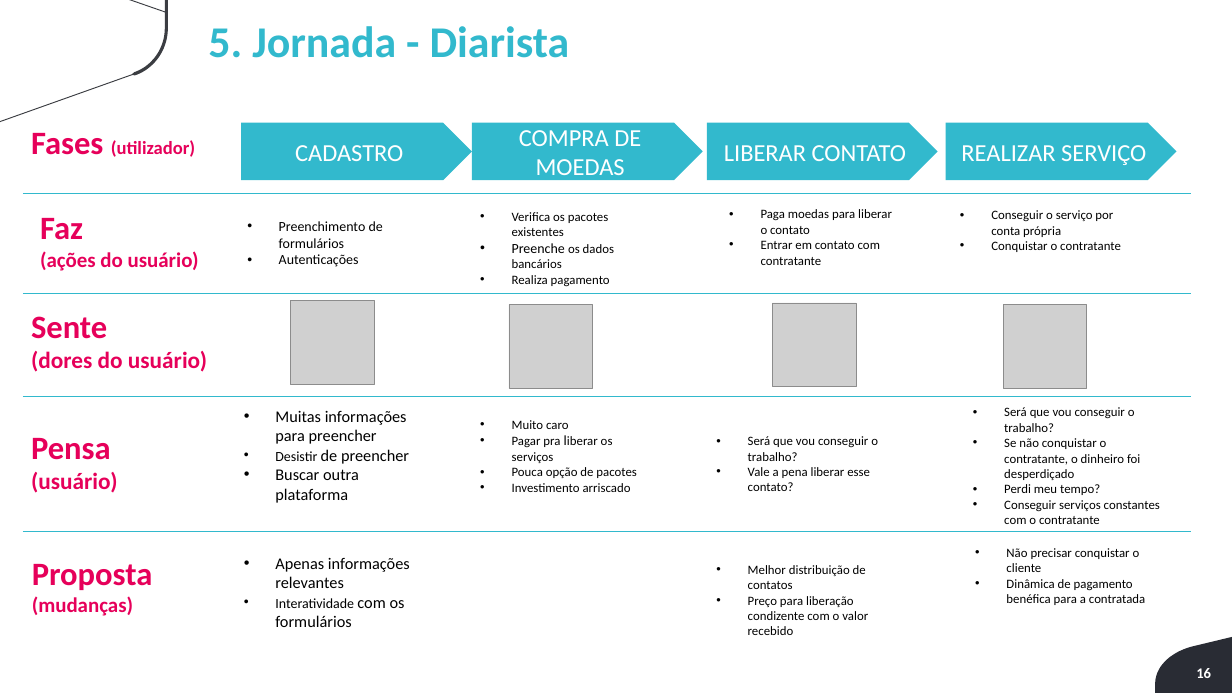
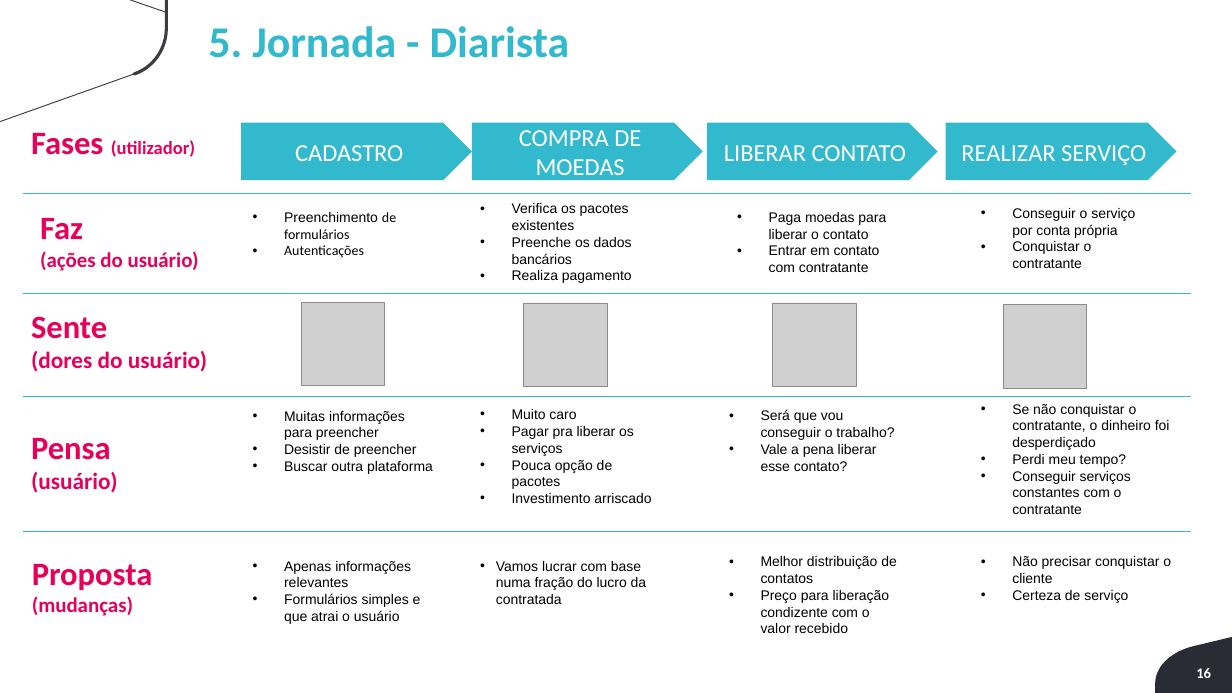
Before and after one commit to robertogsl/Grupo1-3ADSA, a slide deck: slide 16 of Documentação/Entregavel-do-projeto-jornada1.pptx.pptx. Drawn at 1232x693 pixels with LibreOffice and Linux fonts; fonts in the diff are those of the drawing; grey boxes stand for pictures; background and template pictures are left out. Boxes give left, top, right and bottom in pixels: in the first picture for what was removed or moved away, otherwise in the second. Text is boxed around its words. In the diff, an @@ line names an element or a change of style, - is before the commit and + after.

```diff
--- a/Documentação/Entregavel-do-projeto-jornada1.pptx.pptx
+++ b/Documentação/Entregavel-do-projeto-jornada1.pptx.pptx
@@ text "Preenchimento de formulários": place and size @@
-text "Preenchimento de formulários" at <box>279,221,383,267</box>
+text "Preenchimento de formulários" at <box>284,212,396,258</box>
@@ text "Verifica os pacotes existentes": place and size @@
-text "Verifica os pacotes existentes" at <box>512,212,614,287</box>
+text "Verifica os pacotes existentes" at <box>512,203,632,283</box>
@@ text "Verifica os pacotes existentes" at <box>512,203,632,283</box>: size 11 to 12 pt in "Verifica os pacotes existentes", "os dados bancários", "Realiza pagamento"; font Calibri to Arial @@
@@ text "Paga moedas para liberar o ...": place and size @@
-text "Paga moedas para liberar o ..." at <box>761,209,892,265</box>
+text "Paga moedas para liberar o ..." at <box>769,212,886,272</box>
@@ text "Conseguir o serviço por conta ...": place and size @@
-text "Conseguir o serviço por conta ..." at <box>991,210,1121,252</box>
+text "Conseguir o serviço por conta ..." at <box>1012,208,1135,268</box>
@@ text at <box>284,212,396,239</box>: font Calibri to Arial in "Preenchimento" @@
@@ picture: place and size @@
-picture at <box>291,301,375,385</box>
+picture at <box>301,302,385,386</box>
@@ picture: place and size @@
-picture at <box>509,304,593,388</box>
+picture at <box>524,303,608,387</box>
@@ text "Muitas informações para preencher": place and size @@
-text "Muitas informações para preencher" at <box>275,411,409,503</box>
+text "Muitas informações para preencher" at <box>284,411,433,474</box>
@@ text "Muitas informações para preencher" at <box>284,411,433,474</box>: size 14 to 12 pt in "Muitas informações para preencher", "de preencher", "Buscar outra plataforma"; font Calibri to Arial @@
@@ text "Muito caro": place and size @@
-text "Muito caro" at <box>512,420,637,492</box>
+text "Muito caro" at <box>512,409,651,503</box>
@@ text "Será que vou conseguir o ...": place and size @@
-text "Será que vou conseguir o ..." at <box>748,436,878,491</box>
+text "Será que vou conseguir o ..." at <box>761,409,894,471</box>
@@ size 11 to 12 pt, font Calibri to Arial in 6 elements at <box>769,212,886,272</box>, <box>761,556,897,633</box>, <box>1012,208,1135,268</box>, <box>761,409,894,471</box>, <box>512,409,651,503</box>, <box>1012,404,1170,514</box> @@
@@ text "Se não conquistar o contratante, ...": place and size @@
-text "Se não conquistar o contratante, ..." at <box>1004,407,1160,524</box>
+text "Se não conquistar o contratante, ..." at <box>1012,404,1170,514</box>
@@ text at <box>1004,407,1135,432</box>: paragraph removed @@
-• Será que vou conseguir o trabalho?
@@ text "Apenas informações relevantes": place and size @@
-text "Apenas informações relevantes" at <box>275,558,410,627</box>
+text "Apenas informações relevantes" at <box>284,561,421,624</box>
@@ text at <box>284,561,411,587</box>: size 14 to 12 pt, font Calibri to Arial in "Apenas informações relevantes" @@
@@ text added at <box>496,561,647,604</box>, 12 pt, text #000000 @@
+• Vamos lucrar com base numa fração do lucro da contratada
@@ text "Melhor distribuição de contatos": place and size @@
-text "Melhor distribuição de contatos" at <box>748,565,868,635</box>
+text "Melhor distribuição de contatos" at <box>761,556,897,633</box>
@@ text "Não precisar conquistar o cliente": place and size @@
-text "Não precisar conquistar o cliente" at <box>1006,548,1145,605</box>
+text "Não precisar conquistar o cliente" at <box>1012,556,1171,603</box>
@@ text at <box>1012,556,1171,583</box>: size 11 to 12 pt, font Calibri to Arial in "Não precisar conquistar o cliente" @@
@@ text at <box>284,593,421,624</box>: text changed; size 14 to 12 pt; font Calibri to Arial @@
-• Interatividade com os formulários
+• Formulários simples e que atrai o usuário
@@ text at <box>1012,590,1128,603</box>: text changed; size 11 to 12 pt; font Calibri to Arial @@
-• Dinâmica de pagamento benéfica para a contratada
+• Certeza de serviço
```
Also in this commit, not shown: 3 other slides changed, 2 slides added, 2 slides removed, 2 other files.
